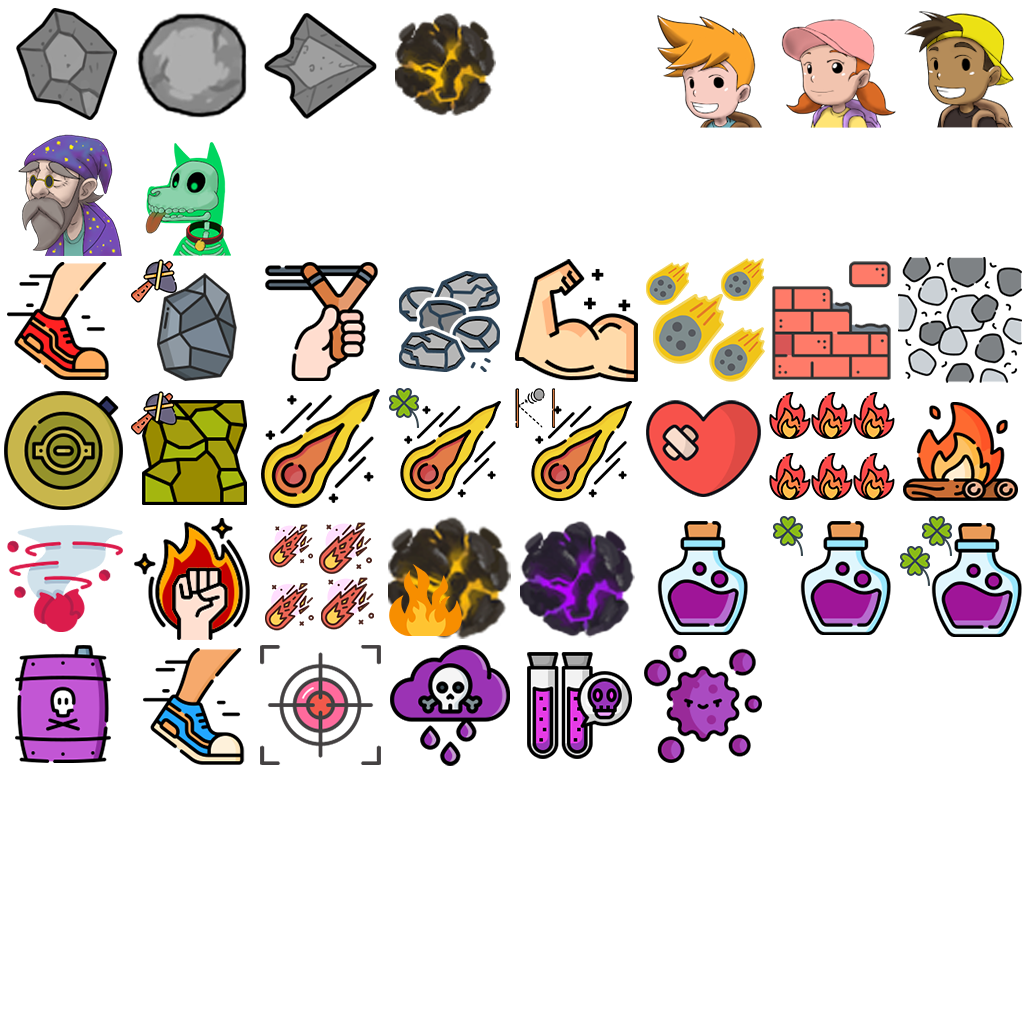
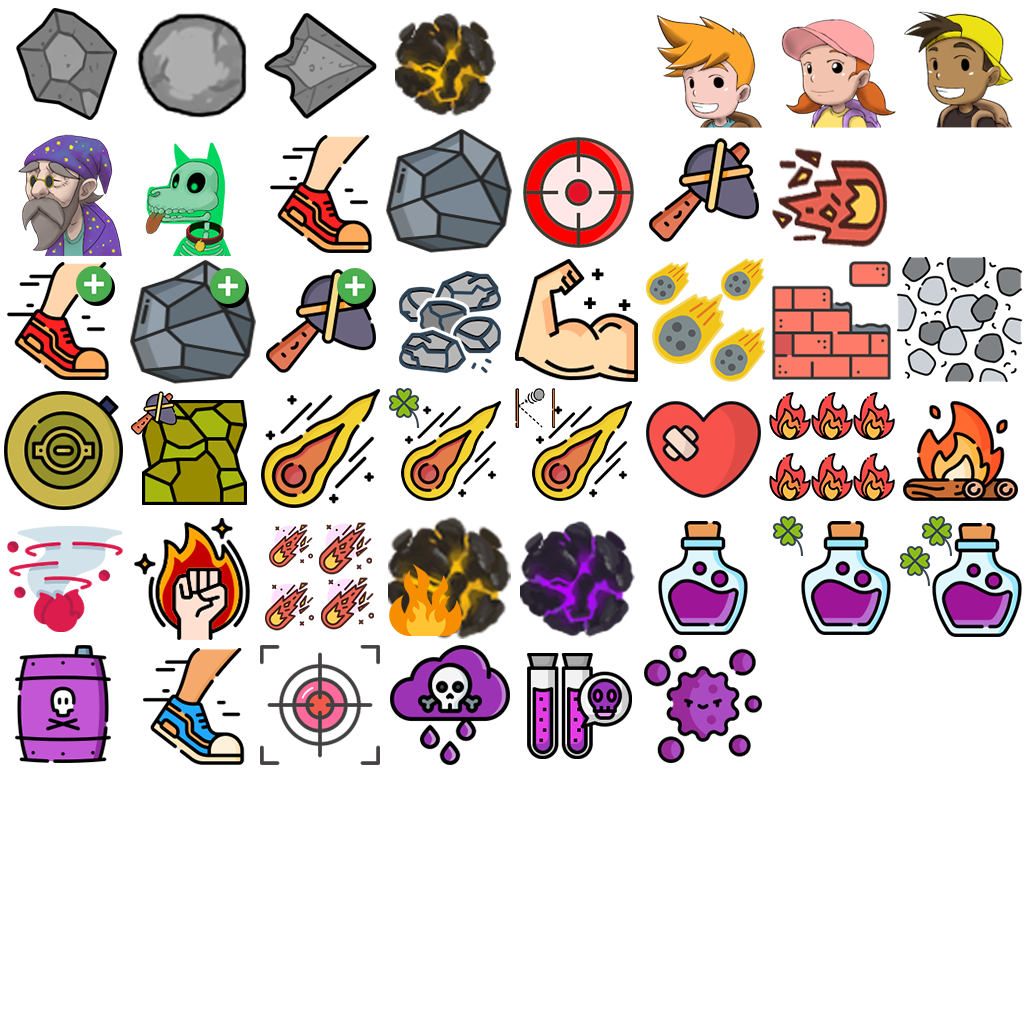
Layer changes from the first 1024 × 1024 image to the second:
renamed "bullseye" to "target (3)", moved it above "virus", painted on it over [523, 137, 634, 248]
painted on "virus" over [644, 645, 762, 763]
painted on "acid-rain" over [390, 645, 510, 766]
painted on "aim-target (1)" over [260, 645, 381, 765]
painted on "run (2)" over [143, 648, 244, 765]
painted on "motivation" over [134, 518, 250, 640]
painted on "tornado" over [7, 525, 123, 632]
painted on "bonfire (2)" over [903, 401, 1018, 501]
painted on "comet" (3rd of 3) over [261, 389, 380, 508]
painted on "anti-tank" over [4, 391, 123, 510]
painted on "brick-wall (2)" over [772, 261, 891, 380]
painted on "road (1)" over [897, 257, 1022, 383]
painted on "muscle" over [515, 259, 638, 382]
removed layer "slingshot" over [265, 262, 378, 381]
painted on "stone (1)" (1st of 2) over [157, 128, 512, 381]
added layer "stone (1)" (2nd of 2) above "run (1)" over [130, 259, 256, 384]
renamed "run" to "run (1)", moved it above "run (1)", painted on it over [270, 135, 372, 253]
painted on "run (1)" (2nd of 2) over [7, 262, 109, 380]
added layer "fireball (4)" above "poison" over [772, 148, 888, 248]
moved "stone-axe (2)" (2nd of 3) above "stone-axe (4)", painted on it over [131, 138, 759, 303]
painted on "Willy Icon_S" over [18, 135, 121, 256]
painted on "Billy_bust_pp" over [903, 11, 1014, 128]
painted on "Lisa_bust_pp" over [781, 20, 895, 128]
added layer "stone-axe (2)" (3rd of 3) above "background" over [266, 269, 376, 373]
…and 36 more changes (3 added, 31 painted, 2 removed, 1 visibility)
